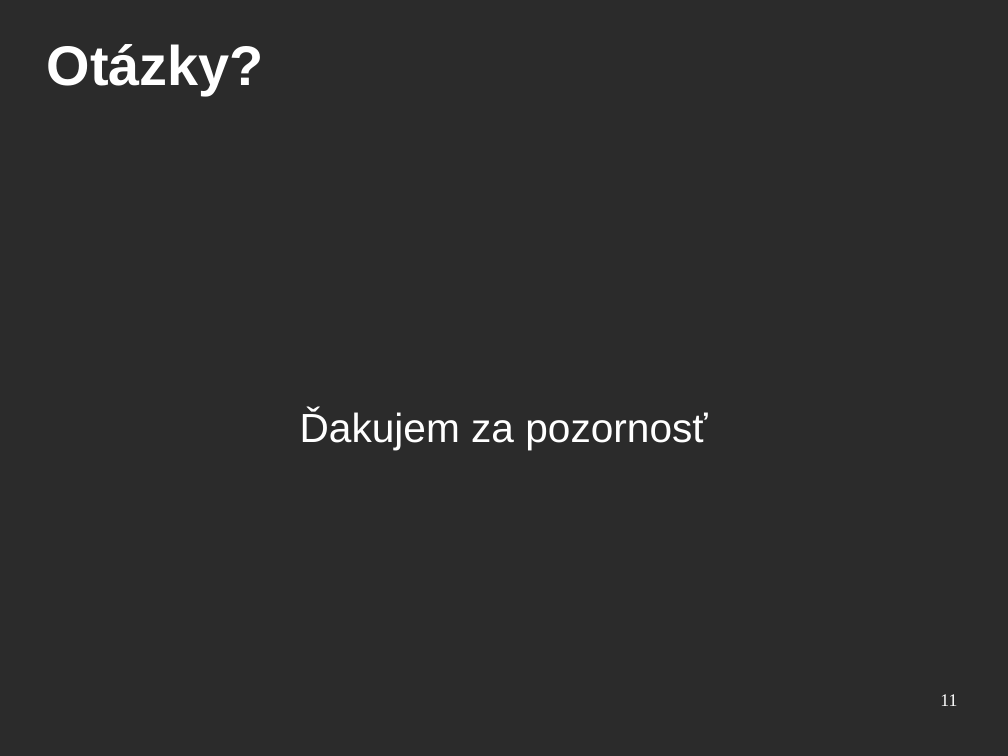
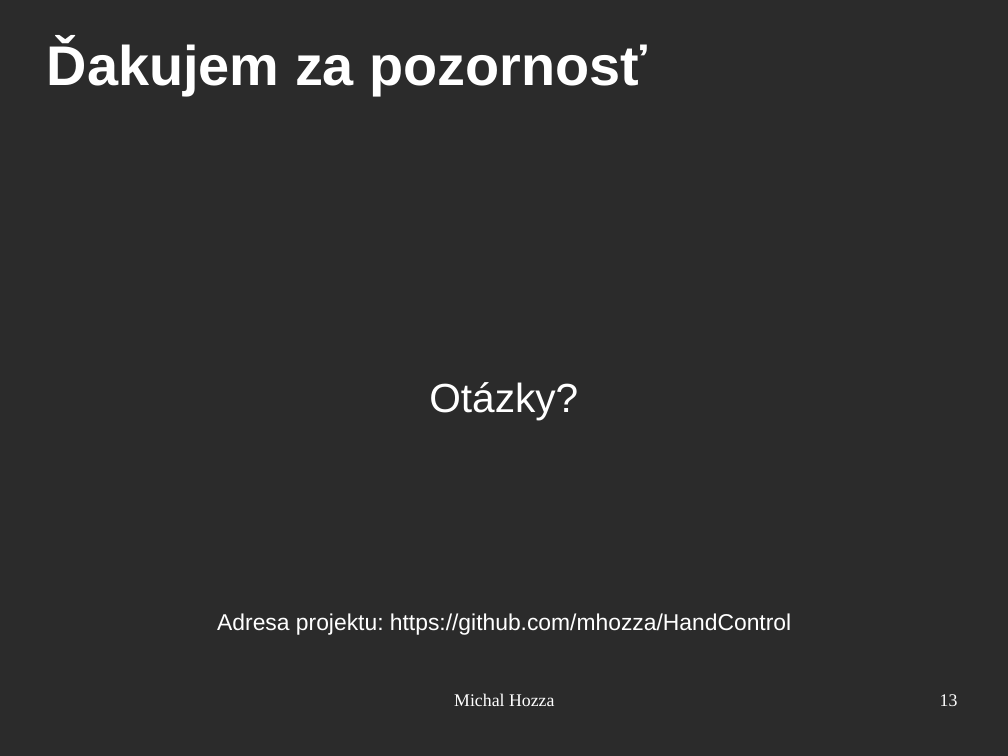
Before and after one commit to mhozza/HandControl_BachelorThesis, a slide deck: slide 13 of prezentacia/handcontrol.odp (slide 11 before the commit). Drawn at 1008x756 pixels with LibreOffice and Linux fonts; fonts in the diff are those of the drawing; background and template pictures are left out; a plain dark background stands for a picture behind light text. Boxes give left, top, right and bottom in pixels: in the first picture for what was removed or moved away, otherwise in the second. Text is boxed around its words. In the diff, an @@ line names an element or a change of style, - is before the commit and + after.

```diff
--- a/prezentacia/handcontrol.odp
+++ b/prezentacia/handcontrol.odp
@@ title "Ďakujem za pozornosť" moved from (x1=300, y1=410, x2=707, y2=450) to (x1=47, y1=41, x2=648, y2=95) @@
@@ title "Ďakujem za pozornosť" at (x1=47, y1=41, x2=648, y2=95): size 32 to 44 pt, bold on; alignment centre to left @@
@@ subtitle "Otázky?" moved from (x1=47, y1=44, x2=264, y2=95) to (x1=429, y1=382, x2=578, y2=420) @@
@@ subtitle "Otázky?" at (x1=429, y1=382, x2=578, y2=420): size 44 to 32 pt, bold off; alignment left to centre @@
@@ text added at (x1=217, y1=613, x2=791, y2=635), 18 pt, text #FFFFFF @@
+Adresa projektu: https://github.com/mhozza/HandControl
@@ text added at (x1=454, y1=693, x2=554, y2=706), 14 pt, text #FFFFFF @@
+Michal Hozza
@@ page number at (x1=940, y1=694, x2=958, y2=706): text changed @@
-11
+13
```
Also in this commit, not shown: 8 other slides changed, 4 slides added, 2 slides removed, 7 other files.
